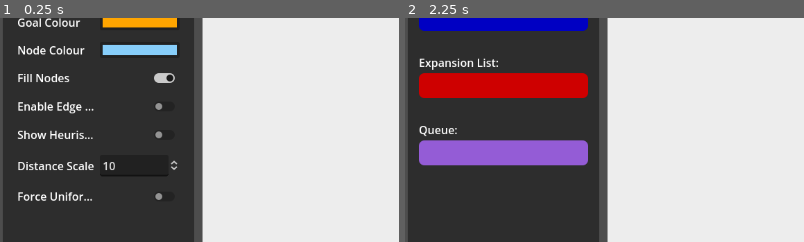
Above: before the commit, frames 1-2 (left to right).
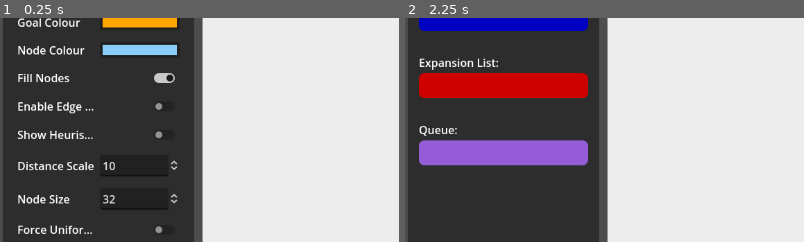
Above: after the commit, the same moments.

Repository: MattBann/Search-Tree-Traversal
Game: Godot game, scene res://scenes/main.tscn
The game is run twice, just before and just after one commit, with the same random seed, the same clock (stepped at 60 frames per second) and the same inputs.
Inputs:
- Up to frame 1 (0.25 s): no input
- Up to frame 2 (2.25 s): click "Place start" at 0.5 s; click "Place start" at 1.25 s; click "Start Visualisation" at 2 s
The pictures show only the part of the screen within x 0-50%, y 18-68%; the shares and areas given below are measured in that part.

The runs differ from the first frame. In frame 1, 1.1% of the frame differs, in the area x 4-45%, y 77-97%; in frame 2, nothing differs.

Commit message:
Replace NODE_RADIUS with node_size option

Diff:
--- a/scripts/controller.gd
+++ b/scripts/controller.gd
@@ -19,7 +19,7 @@
 }
 
 
-const NODE_RADIUS := 32
+# const NODE_RADIUS := 32
 
 
 # Global data which is accessible through getters and setters
--- a/scripts/resources/setup_data.gd
+++ b/scripts/resources/setup_data.gd
@@ -79,6 +79,16 @@
 			value = 10,
 		},
 		{
+			name = "node_size",
+			option_type = OptionType.SPIN,
+			value_type = {
+				min = 16,
+				max = 64,
+				step = 1
+			},
+			value = 32
+		},
+		{
 			name = "force_uniform_path_cost",
 			option_type = OptionType.SWITCH,
 			value_type = TYPE_BOOL,
--- a/scripts/views/edge_view.gd
+++ b/scripts/views/edge_view.gd
@@ -65,7 +65,7 @@
 		to_pos = Vector2.ZERO
 	queue_redraw()
 	# Move the direction arrow into place
-	arrow.position = to_pos - ((to_pos.normalized()*Controller.NODE_RADIUS) if not connecting_mode else Vector2.ZERO)
+	arrow.position = to_pos - ((to_pos.normalized()*Controller.get_current_config().get_option("node_size")) if not connecting_mode else Vector2.ZERO)
 	arrow.look_at(arrow.global_position+to_pos)
 	# If enabled, configure and show the edge's weight
 	if Controller.get_current_config().get_option("enable_edge_weights") and edge != null:
@@ -119,7 +119,7 @@
 	# When you click on another node, exit connecting mode and create the edge
 	if event is InputEventMouseButton and event.button_index == MOUSE_BUTTON_LEFT and event.is_pressed() and connecting_mode:
 		for node in get_parent().get_children():
-			if node is NodeView and (event.position - (node.global_position)).length() < Controller.NODE_RADIUS and node.node_id != from_id:
+			if node is NodeView and (event.position - (node.global_position)).length() < Controller.get_current_config().get_option("node_size") and node.node_id != from_id:
 				to_id = node.node_id
 				if Controller.get_current_config().get_graph().get_edge(from_id, to_id) != null:
 					queue_free()
--- a/scripts/views/graph_panel.gd
+++ b/scripts/views/graph_panel.gd
@@ -64,11 +64,11 @@
 		elif Controller.get_editor_mode() == Controller.EditorMode.CONNECT:
 			for edge in get_children():
 				if edge is EdgeView and edge.connecting_mode:
-					if (event.position - (edge.position)).length() < Controller.NODE_RADIUS:
+					if (event.position - (edge.position)).length() < Controller.get_current_config().get_option("node_size"):
 						edge.queue_free()
 					return
 			for node in get_children():
-				if node is NodeView and (event.position - (node.position)).length() < Controller.NODE_RADIUS:
+				if node is NodeView and (event.position - (node.position)).length() < Controller.get_current_config().get_option("node_size"):
 					var edge := edge_packed_scene.instantiate()
 					edge.connecting_mode = true
 					edge.from_id = node.node_id
@@ -93,5 +93,5 @@
 			child.refresh()
 		if child.has_method("update_right_click_menu"):
 			child.update_right_click_menu()
-		custom_minimum_size.x = max(custom_minimum_size.x, child.position.x+2*Controller.NODE_RADIUS)
-		custom_minimum_size.y = max(custom_minimum_size.y, child.position.y+2*Controller.NODE_RADIUS)
+		custom_minimum_size.x = max(custom_minimum_size.x, child.position.x+2*Controller.get_current_config().get_option("node_size"))
+		custom_minimum_size.y = max(custom_minimum_size.y, child.position.y+2*Controller.get_current_config().get_option("node_size"))
--- a/scripts/views/node_view.gd
+++ b/scripts/views/node_view.gd
@@ -24,9 +24,9 @@
 
 # Draw the circle representing the node
 func _draw() -> void:
-	draw_circle(Vector2.ZERO, Controller.NODE_RADIUS, colour)
+	draw_circle(Vector2.ZERO, Controller.get_current_config().get_option("node_size"), colour)
 	if not Controller.get_current_config().get_option("fill_nodes"):
-		draw_circle(Vector2.ZERO, Controller.NODE_RADIUS-4, Color.WHITE)
+		draw_circle(Vector2.ZERO, Controller.get_current_config().get_option("node_size")-4, Color.WHITE)
 
 
 # Update the visual representation of the node based on the currently configured options
@@ -76,22 +76,22 @@
 	label_edit.add_theme_color_override("font_outline_color", label.label_settings.outline_color)
 
 	# Setup the label and label editor
-	label.custom_minimum_size = Vector2(Controller.NODE_RADIUS*4,Controller.NODE_RADIUS*4)
+	label.custom_minimum_size = Vector2(Controller.get_current_config().get_option("node_size")*4,Controller.get_current_config().get_option("node_size")*4)
 	label.text = node.label
 	var font := label.label_settings.font
 	var words := label.text.split(" ", false)
 	var lw_size := 0
 	for i in words:
 		lw_size = max(font.get_string_size(i).x, lw_size)
-	if lw_size > Controller.NODE_RADIUS*2:
-		label.scale = Vector2.ONE * Controller.NODE_RADIUS*2 / lw_size
+	if lw_size > Controller.get_current_config().get_option("node_size")*2:
+		label.scale = Vector2.ONE * Controller.get_current_config().get_option("node_size")*2 / lw_size
 	else: label.scale = Vector2.ONE
 	label.set_position(-label.get_rect().size/2)
 	label_edit.set_position(-label_edit.get_rect().size/2)
 
 	# Setup the heuristic label
 	heuristic_label.text = str(node.heuristic_value)
-	heuristic_label.set_position((-heuristic_label.get_rect().size/2)+Vector2(0,Controller.NODE_RADIUS+heuristic_label.get_rect().size.y/2))
+	heuristic_label.set_position((-heuristic_label.get_rect().size/2)+Vector2(0,Controller.get_current_config().get_option("node_size")+heuristic_label.get_rect().size.y/2))
 	if Controller.get_current_config().get_option("show_heuristics"):
 		heuristic_label.show()
 	else:
@@ -134,7 +134,7 @@
 
 	# If the user clicks the node in move mode, start dragging it
 	if event is InputEventMouseButton and event.button_index == MOUSE_BUTTON_LEFT and Controller.get_editor_mode() == Controller.EditorMode.MOVE:
-		if (event.position - global_position).length() < Controller.NODE_RADIUS:
+		if (event.position - global_position).length() < Controller.get_current_config().get_option("node_size"):
 			if not dragging and event.is_pressed():
 				dragging = true
 				drag_offset = event.position - global_position
@@ -150,7 +150,7 @@
 		global_position = (event.position - drag_offset).clamp(parent.global_position, parent.global_position+parent.size)
 		set_node_position()
 
-	if event is InputEventMouseButton and event.button_index == MOUSE_BUTTON_RIGHT and (event.position - global_position).length() < Controller.NODE_RADIUS:
+	if event is InputEventMouseButton and event.button_index == MOUSE_BUTTON_RIGHT and (event.position - global_position).length() < Controller.get_current_config().get_option("node_size"):
 		if not dragging and event.is_pressed():
 			popup_menu.popup_on_parent(get_global_rect())
 			# Prevent other overlapping nodes receiving the same input
@@ -164,7 +164,7 @@
 		return
 	node.position = position
 	heuristic_label.text = str(node.heuristic_value)
-	heuristic_label.set_position((-heuristic_label.get_rect().size/2)+Vector2(0,Controller.NODE_RADIUS+heuristic_label.get_rect().size.y/2))
+	heuristic_label.set_position((-heuristic_label.get_rect().size/2)+Vector2(0,Controller.get_current_config().get_option("node_size")+heuristic_label.get_rect().size.y/2))
 	if not dragging:
 		Controller.register_graph_change()
 
